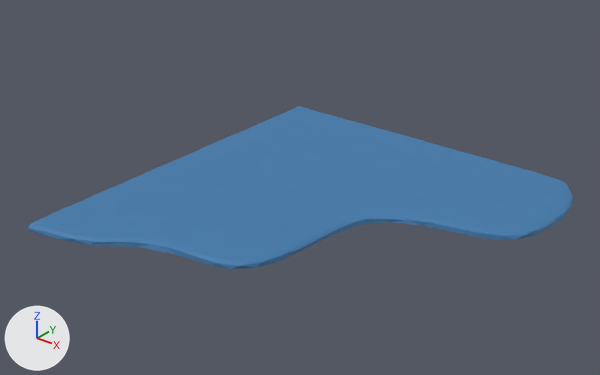
One commit to the FBX model UnrealProj/ForceOfNature/Content/Environments/Level_Environment/Models/6Turns_Level2_flood_model_model.fbx: the scene before it, then after it.
The view is the same before and after, from a camera (50 mm lens) standing at (2.55, -3.45, 2.07) and looking at (0.04, -0.31, 0.12). Every picture has the same lights, and +X, +Y and +Z are marked at lower left.

The first picture shows 'BezierCurve.002'.
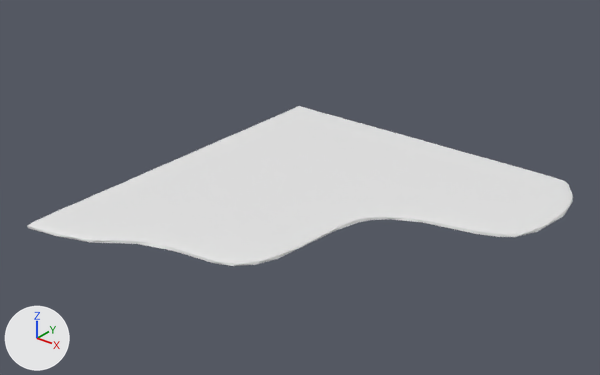
The newer file is also rescaled (x0.5), turned or shifted as a whole; pictures and numbers use the older file's frame.

Boxes (x1, y1, x2, y2) around the edits, measured in the pictures (600 x 375 px):
'BezierCurve.002', recoloured, moved, rescaled (blue to white)
    before: (28, 106, 573, 269)
    after: (27, 106, 573, 266)

Diff of the bpy script that builds the scene:
```diff
--- a/UnrealProj/ForceOfNature/Content/Environments/Level_Environment/Models/6Turns_Level2_flood_model_model.fbx.py
+++ b/UnrealProj/ForceOfNature/Content/Environments/Level_Environment/Models/6Turns_Level2_flood_model_model.fbx.py
@@ mat_material_003 @@
+mat_material_003 = principled_material('Material.003')
+mat_material_003.base_color = (0.8, 0.8, 0.8)  # white #e7e7e7
+mat_material_003.roughness = 0.553
@@ me_cubeziercurve_002 @@
 me_cubeziercurve_002.from_pydata(...)  # 394 vertices, 617 faces; spans x -1.78..2.4, y -2.75..1.67, z 0.0..0.68
-me_cubeziercurve_002.materials.append(mat_blue)  # blue #3f7aac
+me_cubeziercurve_002.materials.append(mat_material_003)  # white #e7e7e7
@@ ob_beziercurve_002 @@
 ob_beziercurve_002 = bpy.data.objects.new('BezierCurve.002', me_cubeziercurve_002)
-ob_beziercurve_002.location = (0.0, 0.0, 0.0)
-ob_beziercurve_002.scale = (0.504, 0.504, 0.0588)
+ob_beziercurve_002.location = (0.0, 0.0, 0.017)
+ob_beziercurve_002.scale = (0.504, 0.504, 0.0341)
```
